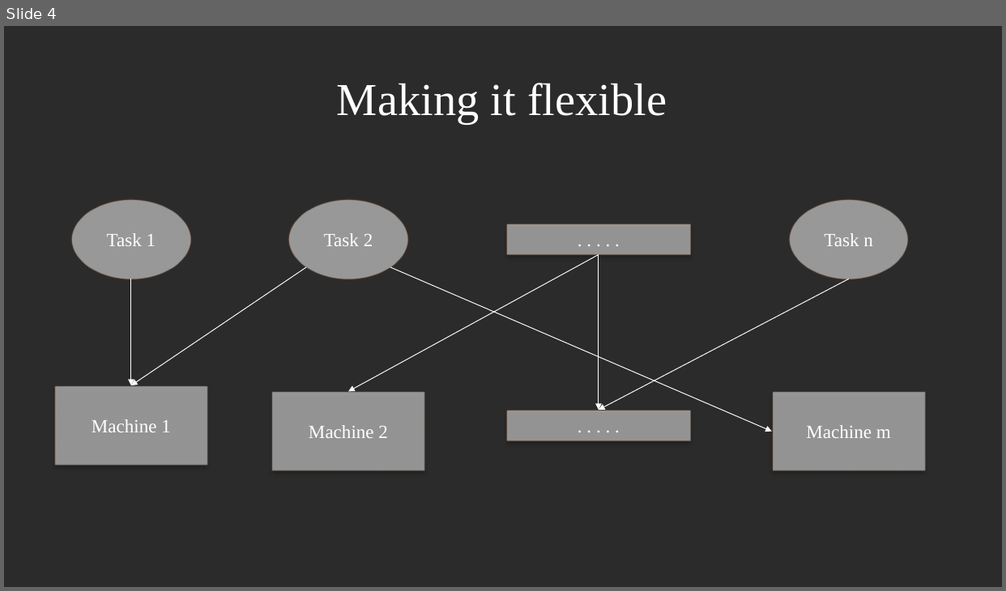
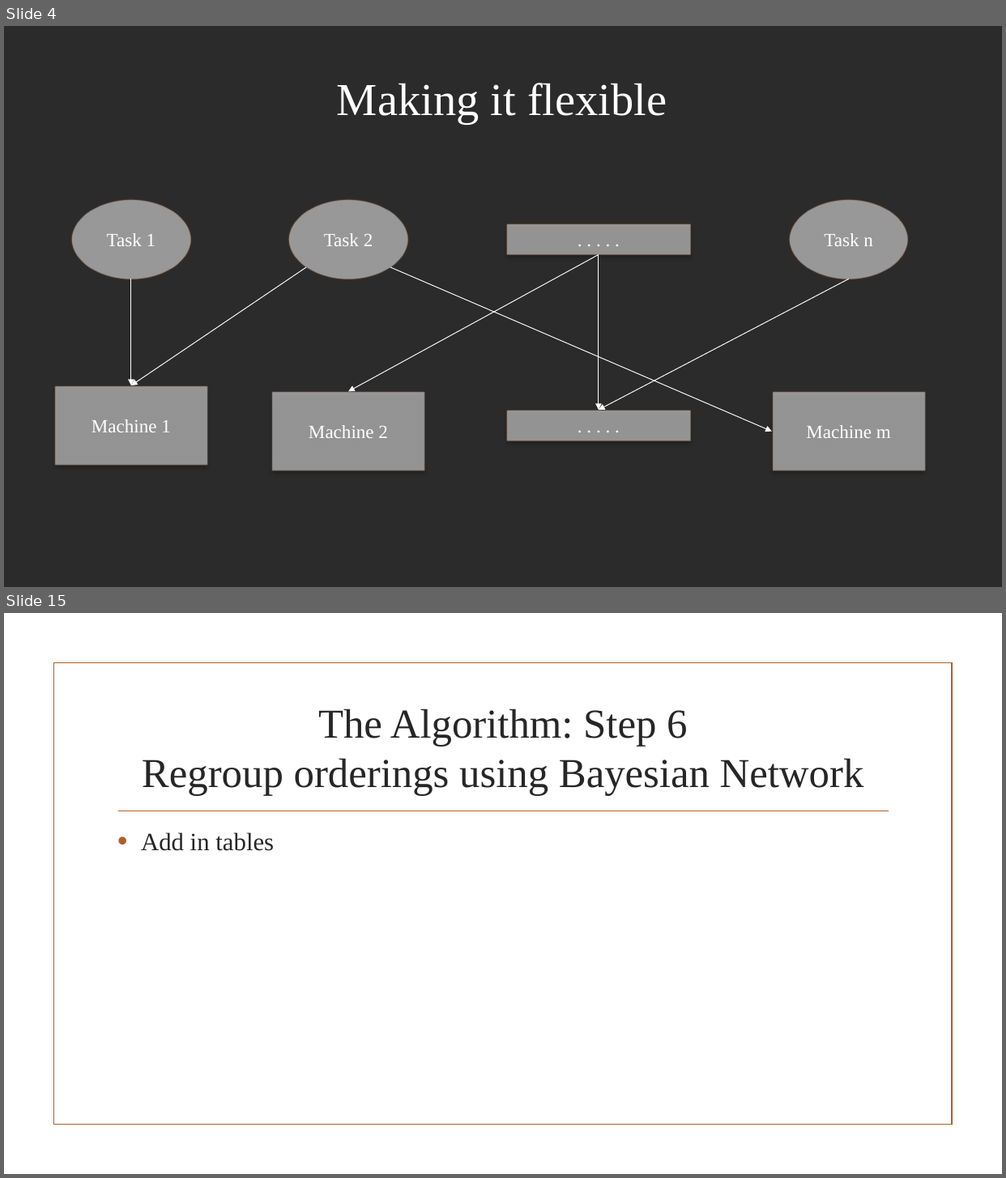
Before and after one commit to JaniR13/AdvAlgoProject, a slide deck: PowerpointSlides/The Flexible Job Shop Scheduling Algorithm.pptx. Shown one above the other, each under a label of ours: slide 4 before the commit, slides 4 and 15 after it; the slides between them are not shown. The pictures are 1006x591 and 1006x1178 pixels, drawn with LibreOffice and Linux fonts; fonts in the diff are those of the drawing; background and template pictures are left out; a plain dark background stands for a picture behind light text. Boxes give left, top, right and bottom in pixels: in the first picture for what was removed or moved away, otherwise in the second. Text is boxed around its words. In the diff, an @@ line names an element or a change of style, - is before the commit and + after.

```diff
--- a/PowerpointSlides/The Flexible Job Shop Scheduling Algorithm.pptx
+++ b/PowerpointSlides/The Flexible Job Shop Scheduling Algorithm.pptx
@@ slide 15 added at (x1=4, y1=613, x2=1002, y2=1174), background picture (left out) @@
@@ rectangle added at (x1=53, y1=663, x2=952, y2=1125), outline #B15E28 1.25 pt @@
@@ title added at (x1=142, y1=709, x2=864, y2=796), 39.6 pt, text #262626 @@
+The Algorithm: Step 6
+Regroup orderings using Bayesian Network
@@ line added from (118, 811) to (889, 811), #B15E28 1.25 pt @@
@@ text added at (x1=141, y1=833, x2=274, y2=851), 24 pt, text #262626 @@
+• Add in tables
```
Also in this commit, not shown: 11 other slides added.
